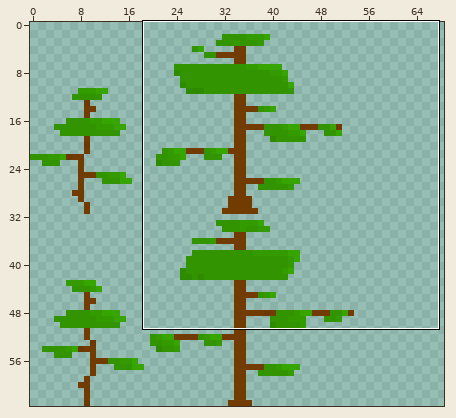
Edited in one commit: sprite sheet (CatAttackUnityProject/Assets/Sprites/Vegetation/Saplings/ForestSaplings.png). The picture above shows the old version from afar; the outline marks the close-up.
Close-up. Earlier state:
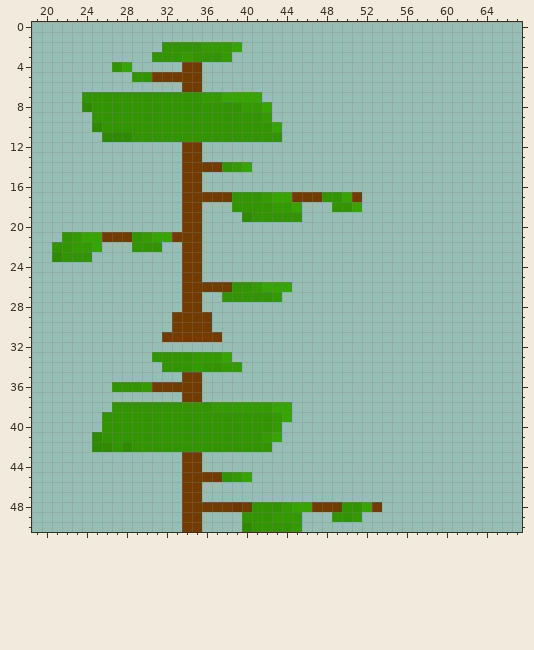
The file is 256x64 pixels. Colours within 5 levels of each other are drawn and written as one. Shown: x 19..67, y 0..50. The wide view leaves out empty margins.
New version:
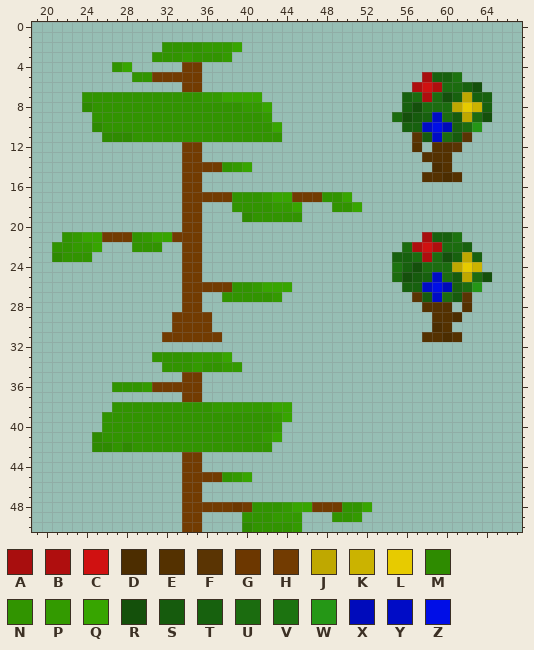
Palette (. is transparent): A #a80e0e  B #af0e0e  C #d01111  D #4c2d00  E #543100  F #5a3403  G #6c3700  H #723b01  J #bfa800  K #cbb300  L #e7cb00  M #2e8b00  N #319400  P #339a00  Q #37a500  R #14500b  S #165b0d  T #17610e  U #1b6c0f  V #1c7310  W #259716  X #000bbb  Y #000cc6  Z #000ee7
The author wrote: ForestSaplings sprite sheet added small bush
The exact change:
@@ x 49..66 @@
  4 ..................
- 5 ..................
- 6 ..................
- 7 ..................
- 8 ..................
- 9 ..................
-10 ..................
-11 ..................
-12 ..................
-13 ..................
-14 ..................
-15 ..................
+ 5 .........ATTV.....
+ 6 ........BCBUUTR...
+ 7 .......TUBURTJTT..
+ 8 .......TRUUUJLKT..
+ 9 ......URSTYUSJUR..
+10 .......TTYZXTUW...
+11 ........FSYUSF....
+12 ........E.EEF.....
+13 .........EEE......
+14 ..........DE......
+15 .........EEDE.....
 16 ..................
-17 NQH...............
+17 NQ................
 18 NNQ...............
@@ x 53..66 @@
 20 ..............
-21 ..............
-22 ..............
-23 ..............
-24 ..............
-25 ..............
-26 ..............
-27 ..............
-28 ..............
-29 ..............
-30 ..............
-31 ..............
+21 .....ATTV.....
+22 ...UBCBUUT....
+23 ..TTUBURTJT...
+24 ..VTRUUUJLK...
+25 ..URSTYUSJUR..
+26 ...TTYZXTUW...
+27 ....FSYUSF....
+28 .....EEE.E....
+29 ......EED.....
+30 ......DE......
+31 .....EEDE.....
 32 ..............
@@ x 51..55 @@
 47 .....
-48 NQH..
+48 NQ...
 49 P....
Changed places in both close-ups, as pixel boxes (x1, y1, x2, y2):
added: (392, 72, 492, 182)
erased: (352, 192, 362, 202)
added: (392, 232, 492, 342)
erased: (372, 502, 382, 512)
